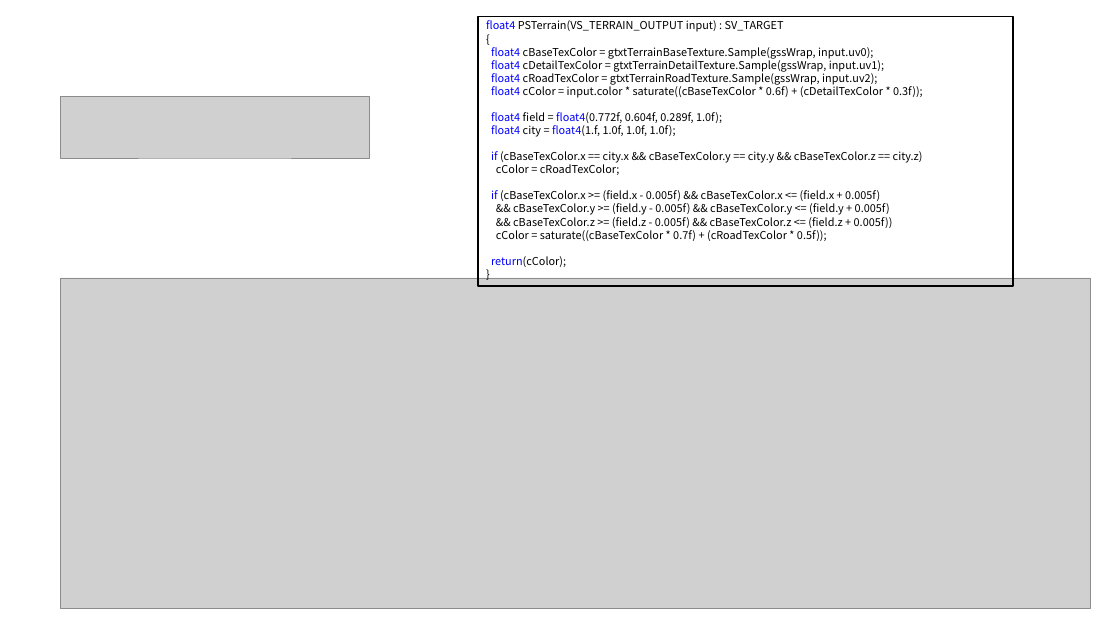
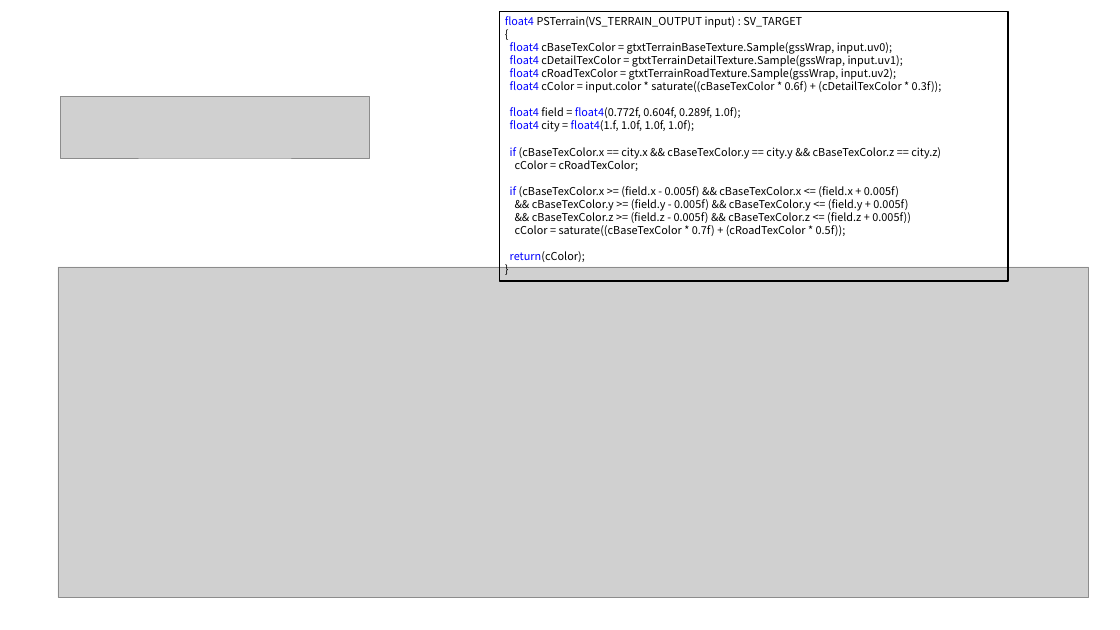
Before and after one commit to hjs0913/SSU, a slide deck: slide 9 of 포트폴리오/2017184037_홍진선_포트폴리오.pptx (slide 5 before the commit). Drawn at 1120x630 pixels with LibreOffice and Linux fonts; fonts in the diff are those of the drawing; grey boxes stand for pictures. Boxes give left, top, right and bottom in pixels: in the first picture for what was removed or moved away, otherwise in the second. Text is boxed around its words. In the diff, an @@ line names an element or a change of style, - is before the commit and + after.

```diff
--- a/포트폴리오/2017184037_홍진선_포트폴리오.pptx
+++ b/포트폴리오/2017184037_홍진선_포트폴리오.pptx
@@ text "float4 PSTerrain(VS_TERRAIN_OUTPUT input) : SV_TARGET": place and size @@
-text "float4 PSTerrain(VS_TERRAIN_OUTPUT input) : SV_TARGET" at <box>486,20,923,267</box>
+text "float4 PSTerrain(VS_TERRAIN_OUTPUT input) : SV_TARGET" at <box>505,16,942,262</box>
@@ rectangle: place and size @@
-rectangle at <box>478,16,1013,286</box>
+rectangle at <box>500,12,1008,281</box>
@@ picture: place and size @@
-picture at <box>60,278,1090,608</box>
+picture at <box>58,267,1088,597</box>
```
Also in this commit, not shown: 3 other slides changed, 6 slides added, 4 slides removed, 1 other file.
